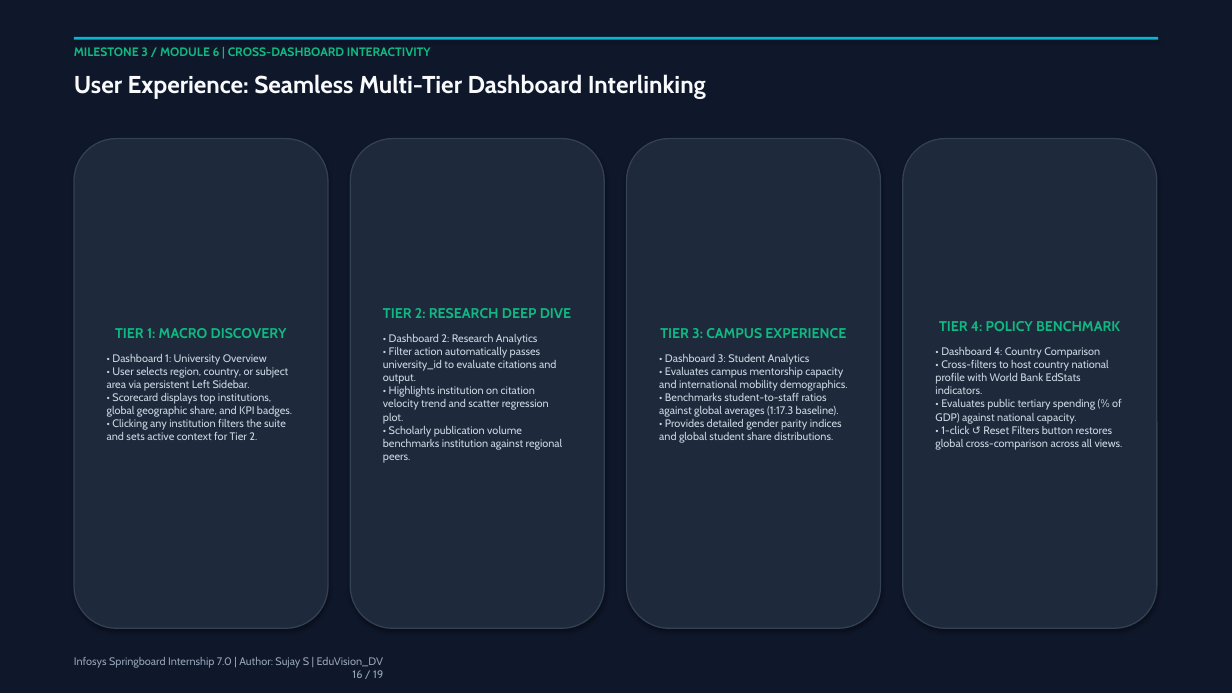
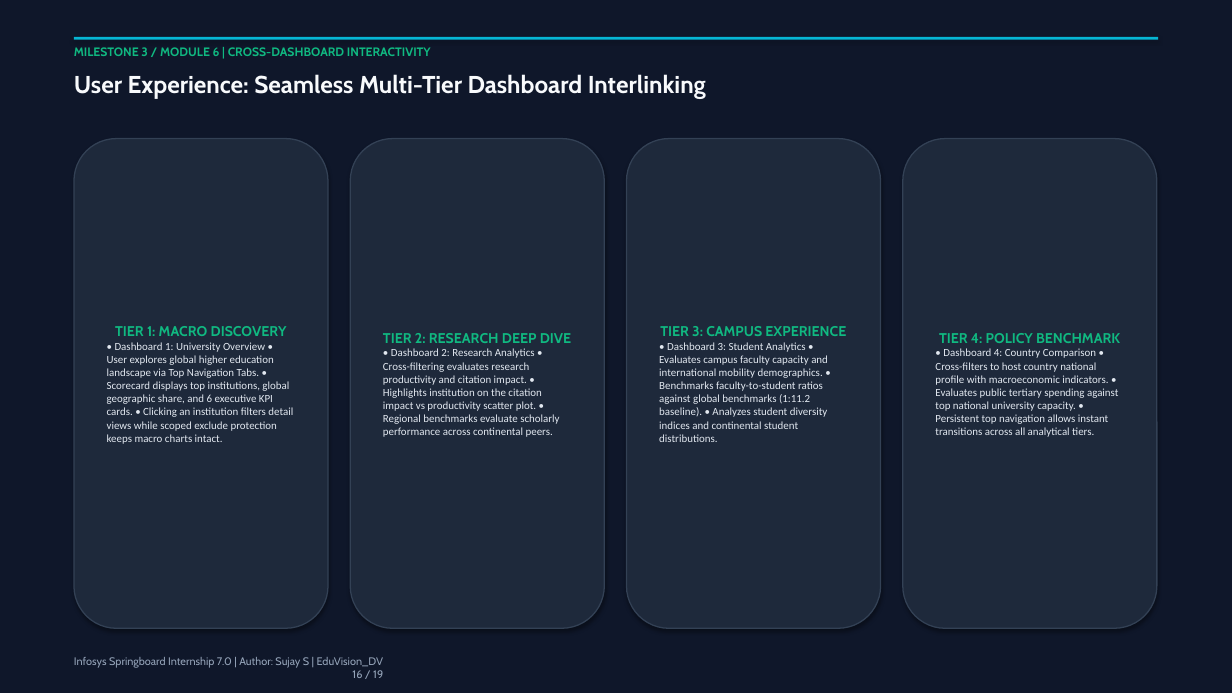
Before and after one commit to springboardmentor1234r/Higher-Education-Intelligence-System-for-Institutional-Performance-and-Academic-Excellence-Analysis, a slide deck: slide 16 of EduVision_DV_Project_Presentation.pptx. Drawn at 1232x693 pixels with LibreOffice and Linux fonts; fonts in the diff are those of the drawing. Boxes give left, top, right and bottom in pixels: in the first picture for what was removed or moved away, otherwise in the second. Text is boxed around its words. In the diff, an @@ line names an element or a change of style, - is before the commit and + after.

Commit message:
feat: roll back to 4-quadrant executive dashboard layout, fix action filter scoping, and update presentation

```diff
--- a/EduVision_DV_Project_Presentation.pptx
+++ b/EduVision_DV_Project_Presentation.pptx
@@ text in rounded rectangle at (107, 342, 293, 444): text changed; font Cabin to Calibri; text colour #CBD5E1 to #E2E8F0 @@
-• Dashboard 1: University Overview
-• User selects region, country, or subject area via persistent Left Sidebar.
-• Scorecard displays top institutions, global geographic share, and KPI badges.
-• Clicking any institution filters the suite and sets active context for Tier 2.
+• Dashboard 1: University Overview • User explores global higher education landscape via Top Navigation Tabs. • Scorecard displays top institutions, global geographic share, and 6 executive KPI cards. • Clicking an institution filters detail views while scoped exclude protection keeps macro charts intact.
@@ text in rounded rectangle at (383, 348, 559, 437): text changed; font Cabin to Calibri; text colour #CBD5E1 to #E2E8F0 @@
-• Dashboard 2: Research Analytics
-• Filter action automatically passes university_id to evaluate citations and output.
-• Highlights institution on citation velocity trend and scatter regression plot.
-• Scholarly publication volume benchmarks institution against regional peers.
+• Dashboard 2: Research Analytics • Cross-filtering evaluates research productivity and citation impact. • Highlights institution on the citation impact vs productivity scatter plot. • Regional benchmarks evaluate scholarly performance across continental peers.
@@ text in rounded rectangle at (659, 342, 828, 442): text changed; font Cabin to Calibri; text colour #CBD5E1 to #E2E8F0 @@
-• Dashboard 3: Student Analytics
-• Evaluates campus mentorship capacity and international mobility demographics.
-• Benchmarks student-to-staff ratios against global averages (1:17.3 baseline).
-• Provides detailed gender parity indices and global student share distributions.
+• Dashboard 3: Student Analytics • Evaluates campus faculty capacity and international mobility demographics. • Benchmarks faculty-to-student ratios against global benchmarks (1:11.2 baseline). • Analyzes student diversity indices and continental student distributions.
@@ text in rounded rectangle at (935, 348, 1118, 437): text changed; font Cabin to Calibri; text colour #CBD5E1 to #E2E8F0 @@
-• Dashboard 4: Country Comparison
-• Cross-filters to host country national profile with World Bank EdStats indicators.
-• Evaluates public tertiary spending (% of GDP) against national capacity.
-• 1-click ↺ Reset Filters button restores global cross-comparison across all views.
+• Dashboard 4: Country Comparison • Cross-filters to host country national profile with macroeconomic indicators. • Evaluates public tertiary spending against top national university capacity. • Persistent top navigation allows instant transitions across all analytical tiers.
```
Also in this commit, not shown: 8 other slides changed, 16 other files.
